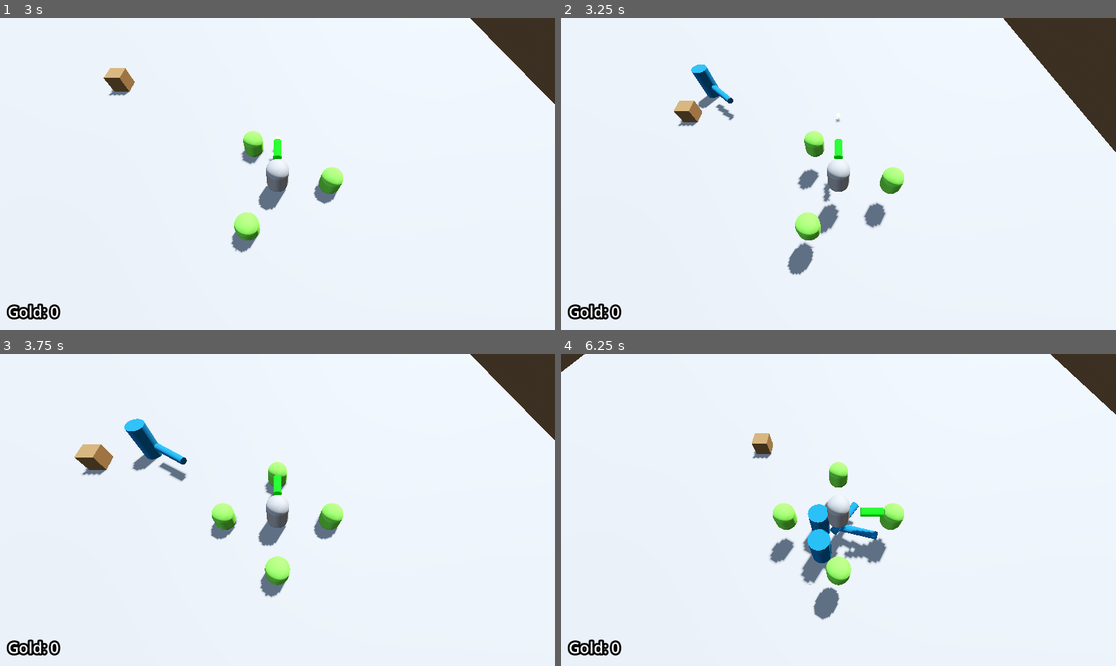
Above: before the commit, frames 1-4 (two rows, left to right).
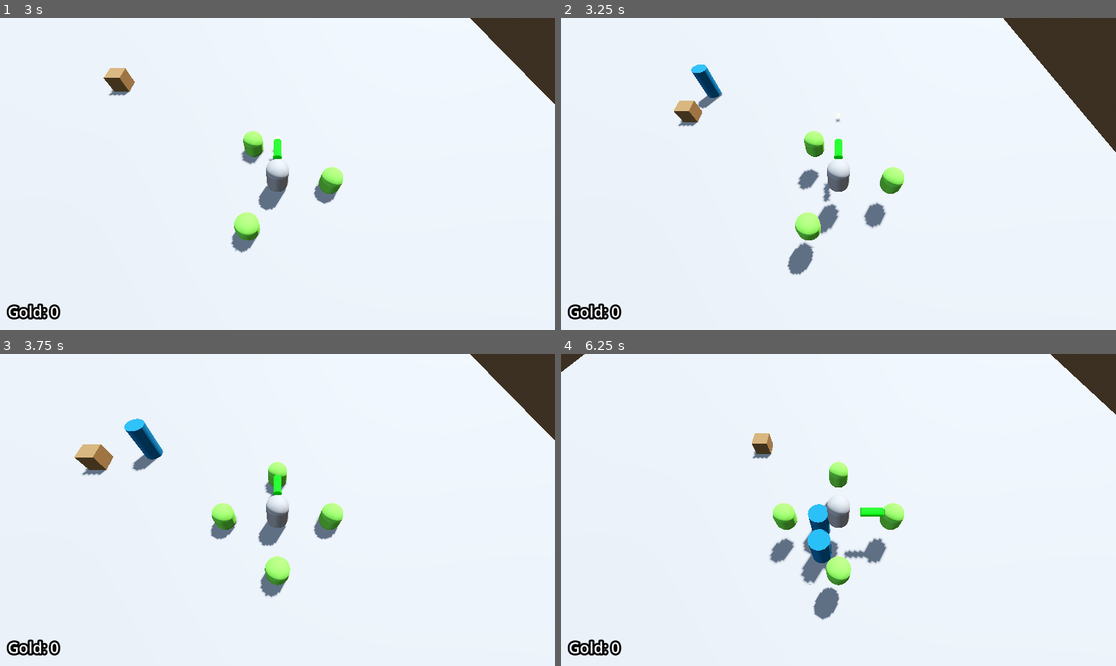
Above: after the commit, the same moments.

Repository: Ra-vanTech/ProjectBoozeArmy
Game: Godot game, scene res://Escena1_BoozeArmy.tscn
The game is run twice, just before and just after one commit, with the same random seed, the same clock (stepped at 60 frames per second) and the same inputs.
Inputs (mouse positions are in pixels of both pictures, inside the frame that each line leads up to):
- Up to frame 1 (3 s): tap Enter at 0.5 s; move the mouse to (399, 158) at 0.52 s; hold D (move_right) 0.53-1.28 s; right-click (399, 158) at 0.6 s; tap Space (jump) at 0.77, 1.52 s; move the mouse to (166, 189) at 1.27 s; hold S (move_back) 1.28-2.03 s; tap Q at 1.35 s; move the mouse to (333, 105) at 2.02 s; hold D (move_right) 2.03-2.78 s; tap E at 2.1 s; move the mouse to (249, 236) at 2.77 s; hold W (move_forward) from 2.78 s (still down); right-click (249, 236) at 2.85 s
- Up to frame 2 (3.25 s): keep holding W (move_forward); tap Space (jump) at 3.02 s
- Up to frame 3 (3.75 s): move the mouse to (444, 556) at 3.52 s; release W (move_forward) at 3.53 s; hold A (move_left) from 3.53 s (still down); tap Q at 3.6 s
- Up to frame 4 (6.25 s): tap Space (jump) at 3.77, 4.52, 6.02 s; move the mouse to (672, 463) at 4.27 s; tap E at 4.35 s; move the mouse to (866, 510) at 5.02 s; release A (move_left) at 5.03 s; hold S (move_back) 5.03-5.78 s; right-click (866, 510) at 5.1 s; move the mouse to (755, 432) at 5.77 s; hold D (move_right) from 5.78 s (still down); tap Q at 5.85 s

Frame 1 is identical in both runs. In frame 2, 0.2% of the frame differs, in the area x 27-32%, y 21-33%; in frame 3, 0.3%; in frame 4, 0.5%, in the area x 48-58%, y 47-64%.

Commit message:
feat: agregar nodo time para tiempo de ataque, se marca como unique asi como al nodo de colision

Diff:
--- a/entities/enemies/non_static/enemy_1/scenes/enemy_1.tscn
+++ b/entities/enemies/non_static/enemy_1/scenes/enemy_1.tscn
@@ -12,25 +12,16 @@
 [sub_resource type="CylinderMesh" id="CylinderMesh_sryqm"]
 material = SubResource("StandardMaterial3D_klafe")
 
-[sub_resource type="CylinderMesh" id="CylinderMesh_fcrg4"]
-material = SubResource("StandardMaterial3D_klafe")
-top_radius = 0.2
-bottom_radius = 0.2
-
 [sub_resource type="CylinderShape3D" id="CylinderShape3D_ddkwl"]
 
+[sub_resource type="CylinderShape3D" id="CylinderShape3D_xg3t2"]
+
 [node name="Enemy" type="CharacterBody3D" unique_id=1268067690 groups=["enemy"]]
-transform = Transform3D(1, 0, 0, 0, 1, 0, 0, 0, 1, 0, 1, 0)
 script = ExtResource("1_fcrg4")
 
 [node name="MeshInstance3D" type="MeshInstance3D" parent="." unique_id=1757439371]
 mesh = SubResource("CylinderMesh_sryqm")
 skeleton = NodePath("../HealthComponent")
-
-[node name="MeshInstance3D2" type="MeshInstance3D" parent="MeshInstance3D" unique_id=1154569357]
-transform = Transform3D(1, 0, 0, 0, -4.371139e-08, 1, 0, -1, -4.371139e-08, 0, 0, -2)
-mesh = SubResource("CylinderMesh_fcrg4")
-skeleton = NodePath("../../HealthComponent")
 
 [node name="CollisionShape3D" type="CollisionShape3D" parent="." unique_id=1645972453]
 shape = SubResource("CylinderShape3D_ddkwl")
@@ -60,4 +51,15 @@
 unique_name_in_owner = true
 script = ExtResource("5_ddkwl")
 
+[node name="EnemyAttackRange" type="Area3D" parent="." unique_id=1231579690]
+unique_name_in_owner = true
+
+[node name="CollisionShape3D" type="CollisionShape3D" parent="EnemyAttackRange" unique_id=394272658]
+shape = SubResource("CylinderShape3D_xg3t2")
+
+[node name="AttackCooldown" type="Timer" parent="." unique_id=2000465971]
+unique_name_in_owner = true
+wait_time = 1.5
+one_shot = true
+
 [connection signal="has_died" from="HealthComponent" to="." method="_on_health_component_has_died"]
